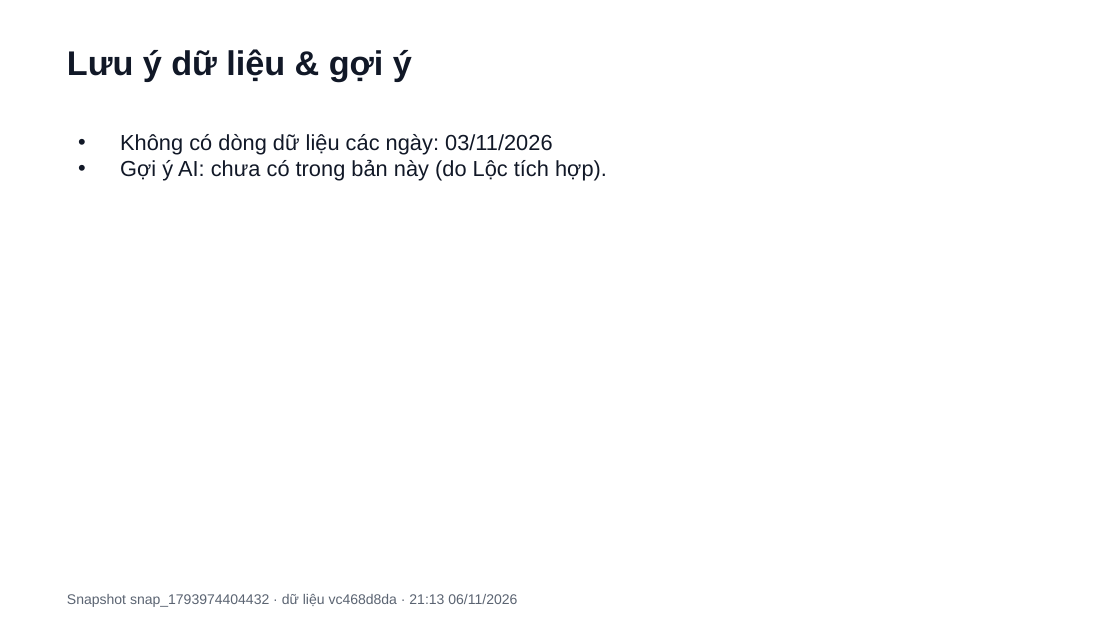
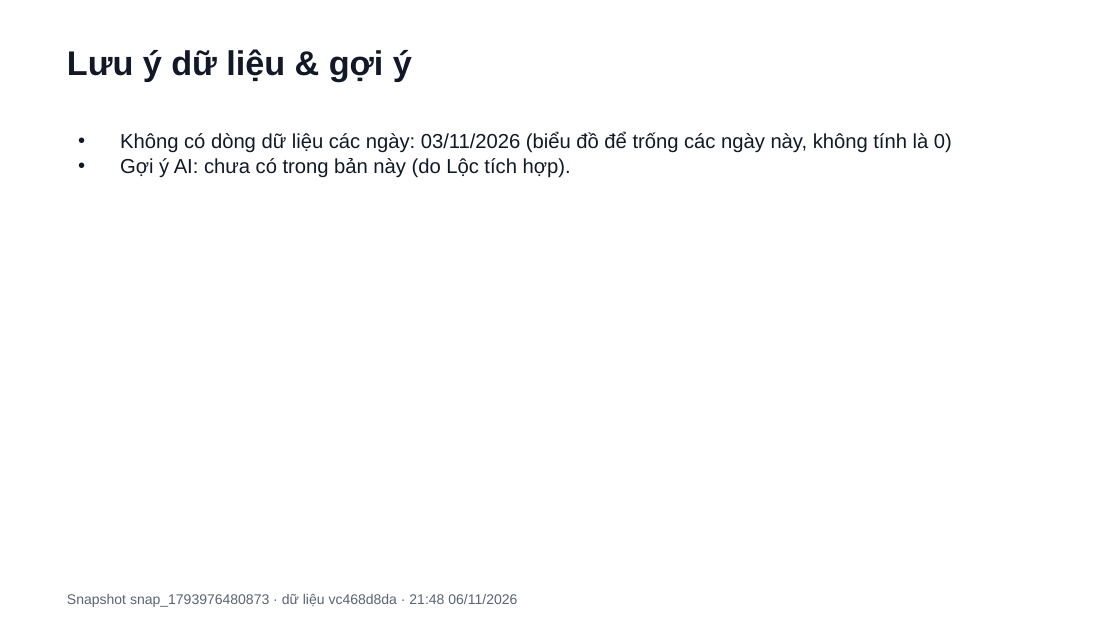
Before and after one commit to dungnguyen170503-netizen/adpulse-mini-kpi, a slide deck: slide 4 of docs/khoa/evidence/adpulse-bao-cao-2026-11-01-2026-11-05.pptx. Drawn at 1120x630 pixels with LibreOffice and Linux fonts; fonts in the diff are those of the drawing. Boxes give left, top, right and bottom in pixels: in the first picture for what was removed or moved away, otherwise in the second. Text is boxed around its words. In the diff, an @@ line names an element or a change of style, - is before the commit and + after.

```diff
--- a/docs/khoa/evidence/adpulse-bao-cao-2026-11-01-2026-11-05.pptx
+++ b/docs/khoa/evidence/adpulse-bao-cao-2026-11-01-2026-11-05.pptx
@@ text at <box>120,133,952,153</box>: text changed; size 14 to 13 pt @@
-• Không có dòng dữ liệu các ngày: 03/11/2026
+• Không có dòng dữ liệu các ngày: 03/11/2026 (biểu đồ để trống các ngày này, không tính là 0)
@@ text at <box>120,158,571,178</box>: size 14 to 13 pt in "Gợi ý AI: chưa có trong bản ..." @@
@@ text at <box>67,594,517,607</box>: text changed @@
-Snapshot snap_1793974404432 · dữ liệu vc468d8da · 21:13 06/11/2026
+Snapshot snap_1793976480873 · dữ liệu vc468d8da · 21:48 06/11/2026
```
Also in this commit, not shown: 3 other slides changed, 52 other files.
